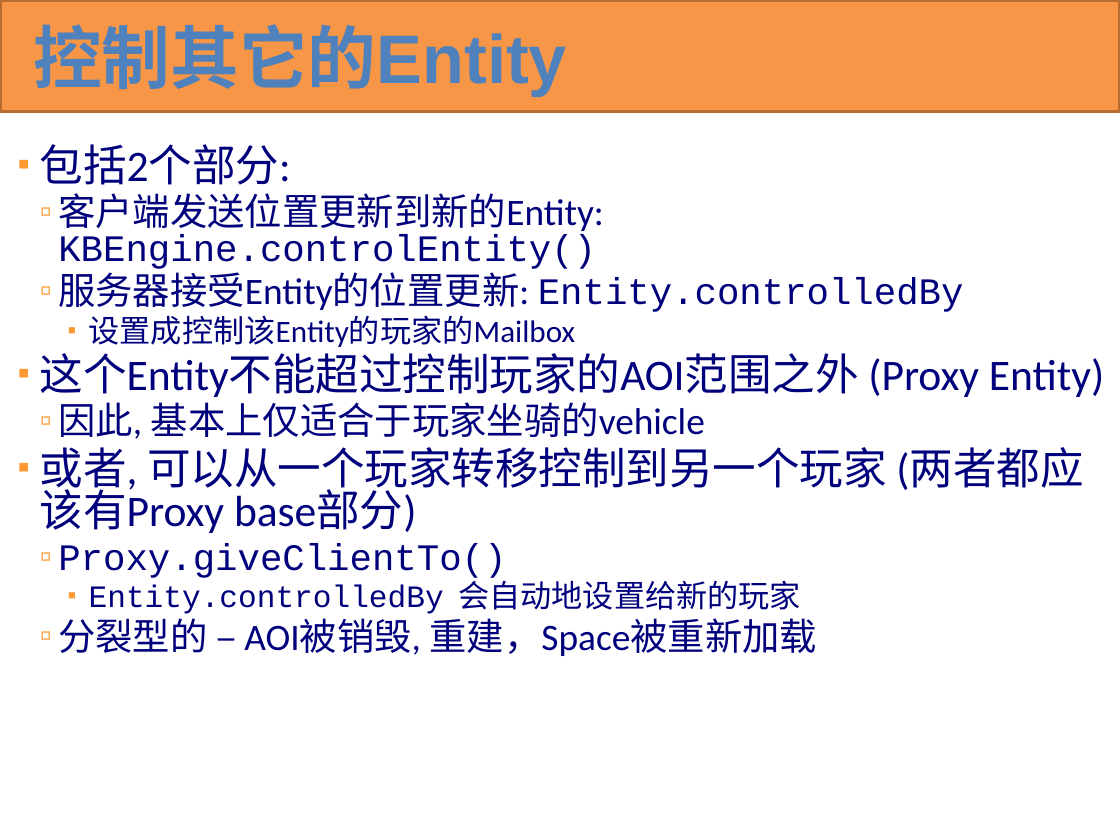
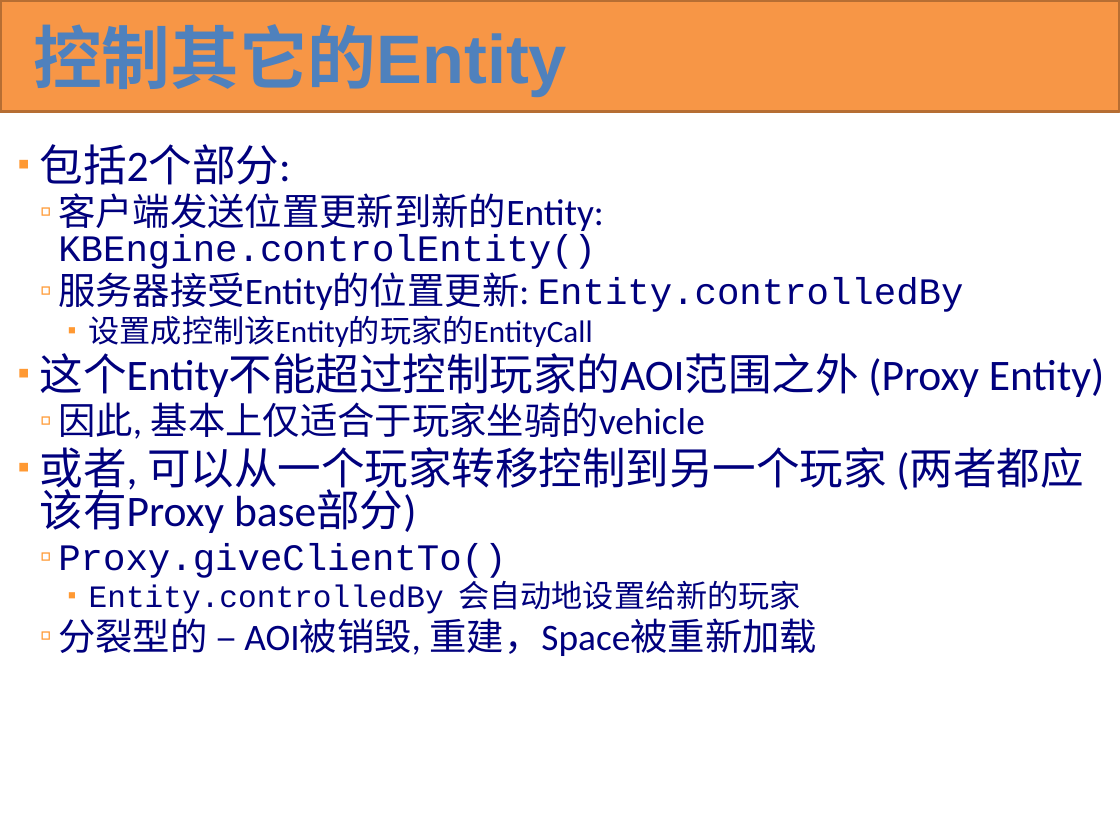
Before and after one commit to KBEngineLab/KBEngine-Nex, a slide deck: slide 101 of docs/KBEngine overview(cn).pptx. Drawn at 1120x840 pixels with LibreOffice and Linux fonts; fonts in the diff are those of the drawing. Boxes give left, top, right and bottom in pixels: in the first picture for what was removed or moved away, otherwise in the second. Text is boxed around its words. In the diff, an @@ line names an element or a change of style, - is before the commit and + after.

```diff
--- a/docs/KBEngine overview(cn).pptx
+++ b/docs/KBEngine overview(cn).pptx
@@ text at (x1=58, y1=193, x2=964, y2=656): indent changed @@
@@ text at (x1=89, y1=315, x2=593, y2=347): text changed @@
-    ▪ 设置成控制该Entity的玩家的Mailbox
+    ▪ 设置成控制该Entity的玩家的EntityCall
```
Also in this commit, not shown: 35 other slides changed, 1 other file.
